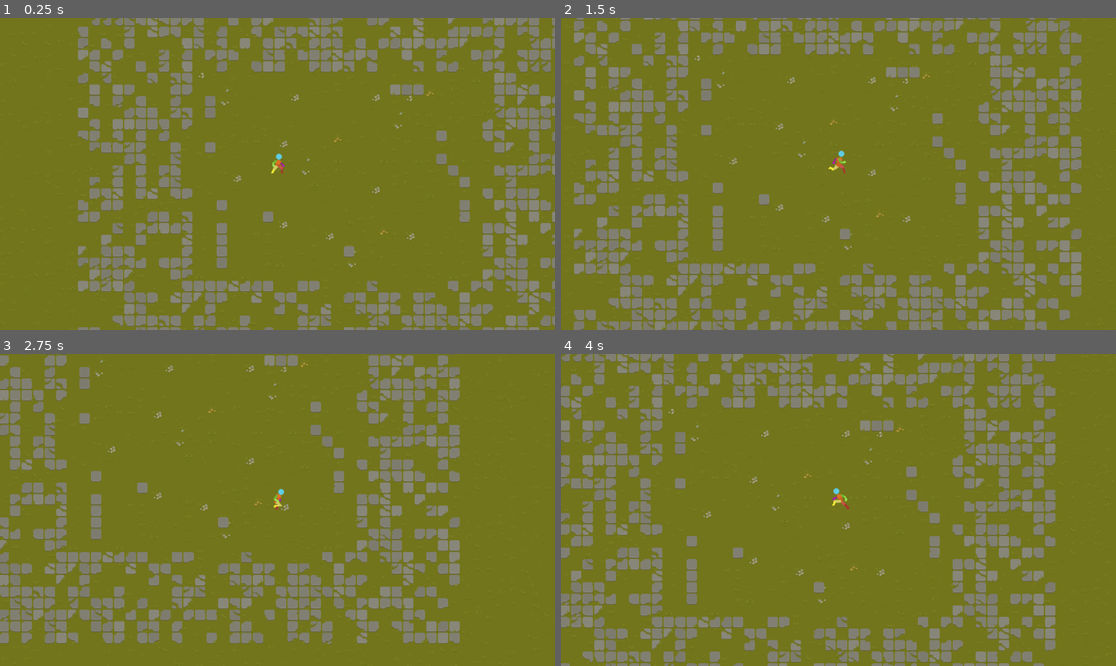
Above: before the commit, frames 1-4 (two rows, left to right).
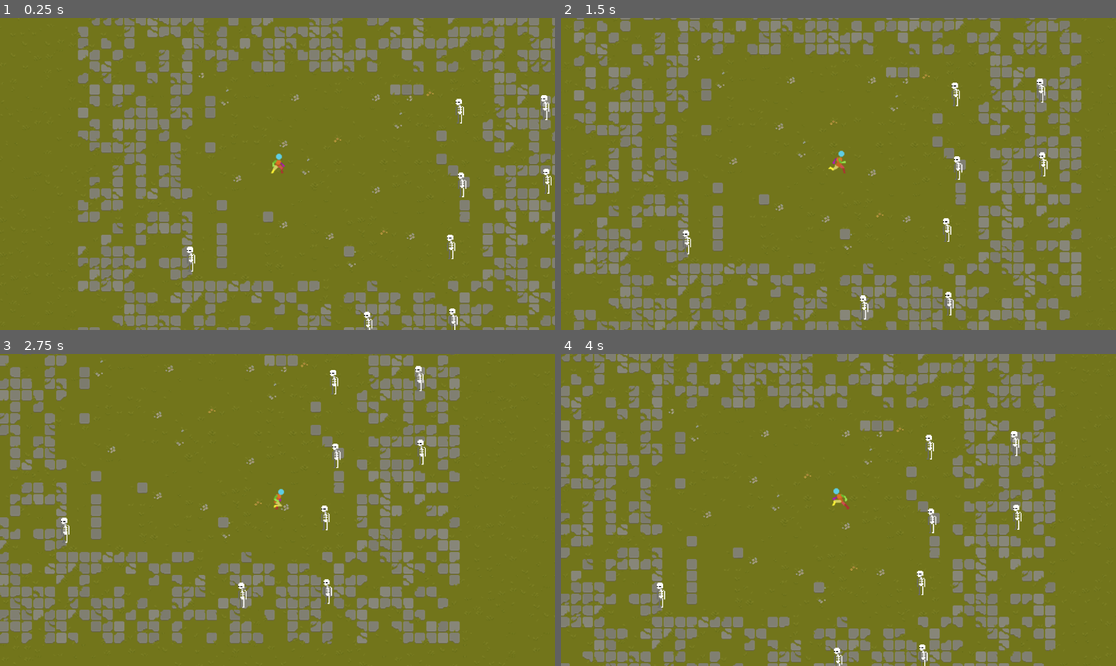
Above: after the commit, the same moments.

Repository: bluedec/GrassHops
Game: Godot game, scene res://scenes/spots/first_spot.tscn
Same seed, same stepped clock (60 frames per second), same inputs: the game is played once before the commit and once after it. The project has no main scene, so this scene is started directly.
Inputs:
- Up to frame 1 (0.25 s): no input
- Up to frame 2 (1.5 s): hold D (right) 0.53-1.28 s; hold S (down) from 1.28 s (still down)
- Up to frame 3 (2.75 s): release S (down) at 2.03 s; hold D (right) from 2.03 s (still down)
- Up to frame 4 (4 s): release D (right) at 2.78 s; hold W (up) 2.78-3.53 s; hold A (left) from 3.53 s (still down)

The runs differ from the first frame. In frame 1, 0.5% of the frame differs, in the area x 33-100%, y 24-100%; in frame 2, 0.5%; in frame 3, 0.5%, in the area x 11-77%, y 3-82%; in frame 4, 0.5%.

Commit message:
Improved skeleton enemy, changed first_spot, changed player

Diff:
--- a/scenes/Johnson/johnson.tscn
+++ b/scenes/Johnson/johnson.tscn
@@ -158,9 +158,13 @@
 }]
 
 [node name="Johnson" type="CharacterBody2D"]
+light_mask = 3
+visibility_layer = 3
+collision_layer = 3
 script = ExtResource("1_cdrqd")
 
 [node name="Area2D" type="Area2D" parent="."]
+collision_layer = 3
 
 [node name="CollisionShape2D" type="CollisionShape2D" parent="Area2D"]
 position = Vector2(0, -16)
--- a/scenes/enemies/enemy_skelly.tscn
+++ b/scenes/enemies/enemy_skelly.tscn
@@ -136,7 +136,7 @@
 }],
 "loop": true,
 "name": &"idle",
-"speed": 5.0
+"speed": 3.0
 }, {
 "frames": [{
 "duration": 1.0,
@@ -166,16 +166,17 @@
 radius = 519.353
 
 [sub_resource type="RectangleShape2D" id="RectangleShape2D_5uyg1"]
-size = Vector2(83, 244)
+size = Vector2(70.9463, 244)
 
 [node name="enemy_skelly" type="CharacterBody2D"]
-position = Vector2(-2, -124)
+position = Vector2(-1, -18)
+scale = Vector2(0.143132, 0.143132)
 script = ExtResource("1_jjatu")
 
 [node name="AnimatedSprite2D" type="AnimatedSprite2D" parent="."]
 sprite_frames = SubResource("SpriteFrames_psmsh")
-animation = &"walk"
-frame_progress = 0.72627
+animation = &"idle"
+speed_scale = 0.7
 
 [node name="detection_area" type="Area2D" parent="."]
 collision_layer = 2
@@ -186,9 +187,10 @@
 shape = SubResource("CircleShape2D_s0att")
 
 [node name="CollisionShape2D" type="CollisionShape2D" parent="."]
-position = Vector2(1.5, -1)
+light_mask = 3
+visibility_layer = 3
+position = Vector2(7.52687, -0.999992)
 shape = SubResource("RectangleShape2D_5uyg1")
 
-[connection signal="area_shape_exited" from="detection_area" to="." method="_on_detection_area_area_shape_exited"]
 [connection signal="body_entered" from="detection_area" to="." method="_on_detection_area_body_entered"]
 [connection signal="body_exited" from="detection_area" to="." method="_on_detection_area_body_exited"]
--- a/scenes/spots/first_spot.tscn
+++ b/scenes/spots/first_spot.tscn
@@ -1,7 +1,8 @@
-[gd_scene load_steps=5 format=3 uid="uid://dn31om0ysodla"]
+[gd_scene load_steps=6 format=3 uid="uid://dn31om0ysodla"]
 
 [ext_resource type="Texture2D" uid="uid://b20abatm6bexe" path="res://assets/Texture/TX Tileset Grass.png" id="1_cwtq3"]
 [ext_resource type="PackedScene" uid="uid://dh5q3y5jtejab" path="res://scenes/Johnson/johnson.tscn" id="2_5oms1"]
+[ext_resource type="PackedScene" uid="uid://d1hbvc4sba303" path="res://scenes/enemies/enemy_skelly.tscn" id="3_0ph3e"]
 
 [sub_resource type="TileSetAtlasSource" id="TileSetAtlasSource_b5vge"]
 texture = ExtResource("1_cwtq3")
@@ -273,4 +274,29 @@
 layer_0/tile_data = PackedInt32Array(-393226, 655360, 11, -327690, 524288, 3, -262154, 0, 4, -196618, 0, 1, -131082, 0, …(85754 unchanged characters)…
 
 [node name="Johnson" parent="." instance=ExtResource("2_5oms1")]
+visibility_layer = 1
 position = Vector2(-43, 44)
+
+[node name="enemy_skelly" parent="." instance=ExtResource("3_0ph3e")]
+position = Vector2(208, -43)
+
+[node name="enemy_skelly2" parent="." instance=ExtResource("3_0ph3e")]
+position = Vector2(211, 59)
+
+[node name="enemy_skelly3" parent="." instance=ExtResource("3_0ph3e")]
+position = Vector2(326, -48)
+
+[node name="enemy_skelly4" parent="." instance=ExtResource("3_0ph3e")]
+position = Vector2(329, 54)
+
+[node name="enemy_skelly5" parent="." instance=ExtResource("3_0ph3e")]
+position = Vector2(-164, 162)
+
+[node name="enemy_skelly6" parent="." instance=ExtResource("3_0ph3e")]
+position = Vector2(81, 252)
+
+[node name="enemy_skelly7" parent="." instance=ExtResource("3_0ph3e")]
+position = Vector2(196, 145)
+
+[node name="enemy_skelly8" parent="." instance=ExtResource("3_0ph3e")]
+position = Vector2(199, 247)
--- a/scripts/enemy_skelly.gd
+++ b/scripts/enemy_skelly.gd
@@ -1,21 +1,25 @@
 extends CharacterBody2D
 
-const SPEED = 25
-
 @onready var anim = $AnimatedSprite2D
+var speed = 30
 var is_player_in_radius = false
 var player = null
 
 func _physics_process(delta):
 	if is_player_in_radius:
-		position += (player.position - position) / SPEED
+		position += (player.position - position) / speed
 		anim.play("walk")
+	else:
+		anim.play("idle")
+
 
 func _on_detection_area_body_entered(body):
 	player = body
+	print("Something is in radius")
 	is_player_in_radius = true
 
 
 func _on_detection_area_body_exited(body):
+	print("Something left radius")
 	player = null
 	is_player_in_radius = false
--- a/scripts/johnson.gd
+++ b/scripts/johnson.gd
@@ -9,15 +9,19 @@
 		Input.get_action_strength("down") - Input.get_action_strength("up")
 	)
 	if input_direction.x > 0:
+		anim.flip_h = false
 		anim.play("run")
-		anim.flip_h = false
+		pass
 	elif input_direction.x < 0:
 		anim.flip_h = true
 		anim.play("run")
+		pass
 	elif input_direction.y > 0 or input_direction.y < 0:
 		anim.play("run")
+		pass
 	else:
 		anim.play("idle")
+		pass
 
 	velocity = input_direction * speed
 	move_and_slide()
